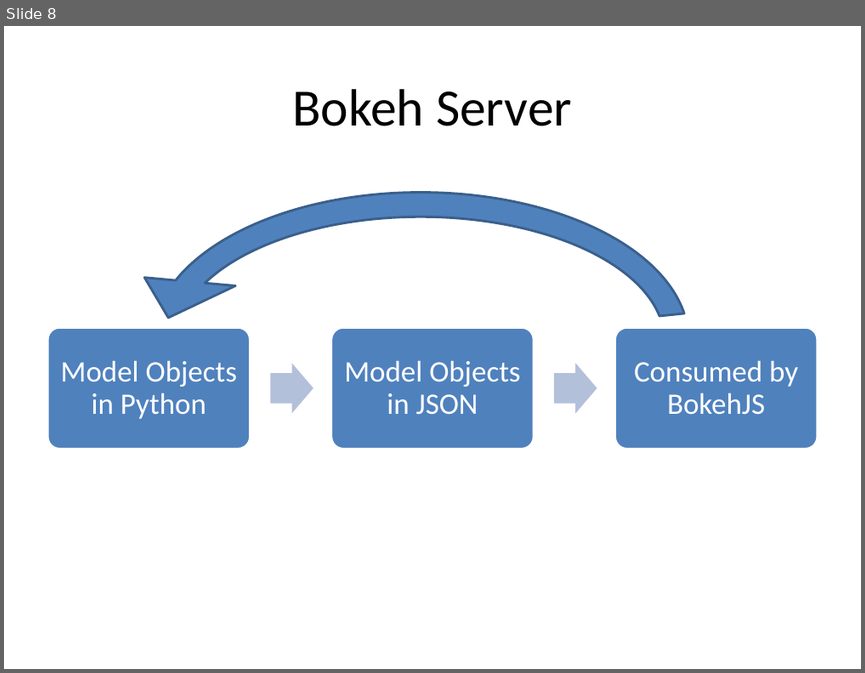
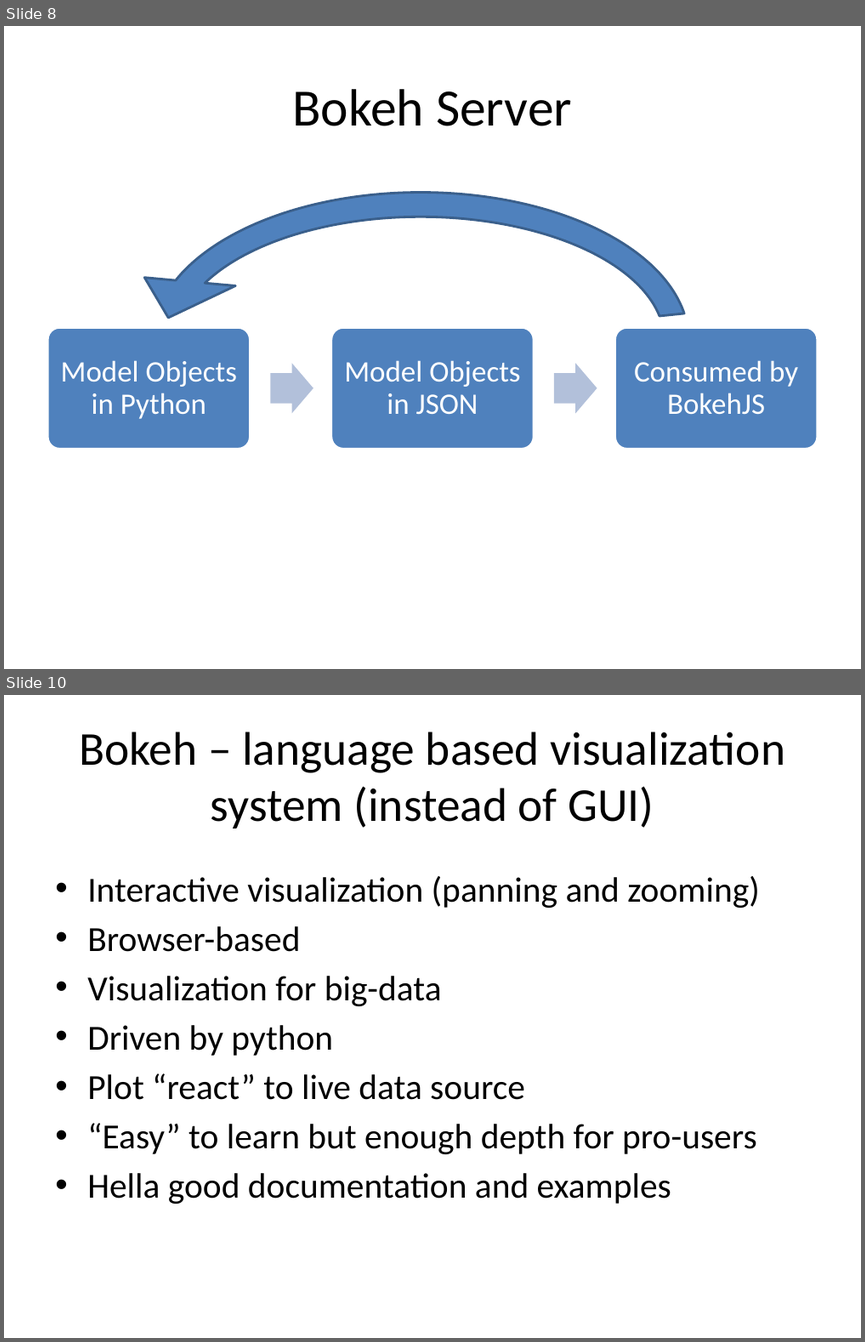
Before and after one commit to manewton/BioReactor-Data-Logging, a slide deck: techassess_kside.pptx. Shown one above the other, each under a label of ours: slide 8 before the commit, slides 8 and 10 after it; the slides between them are not shown. The pictures are 865x673 and 865x1342 pixels, drawn with LibreOffice and Linux fonts; fonts in the diff are those of the drawing. Boxes give left, top, right and bottom in pixels: in the first picture for what was removed or moved away, otherwise in the second. Text is boxed around its words. In the diff, an @@ line names an element or a change of style, - is before the commit and + after.

Commit message:
Adding bokeh slides by agilman

```diff
--- a/techassess_kside.pptx
+++ b/techassess_kside.pptx
@@ slide 10 added at <box>4,695,861,1338</box>, background #FFFFFF @@
@@ title added at <box>79,732,785,828</box>, 39.6 pt, text #000000 @@
+Bokeh – language based visualization system (instead of GUI)
@@ text added at <box>87,876,760,1203</box>, 29.6 pt, text #000000 @@
+• Interactive visualization (panning and zooming)
+• Browser-based
+• Visualization for big-data
+• Driven by python
+• Plot “react” to live data source
+• “Easy” to learn but enough depth for pro-users
+• Hella good documentation and examples
```
Also in this commit, not shown: 6 other slides added.
